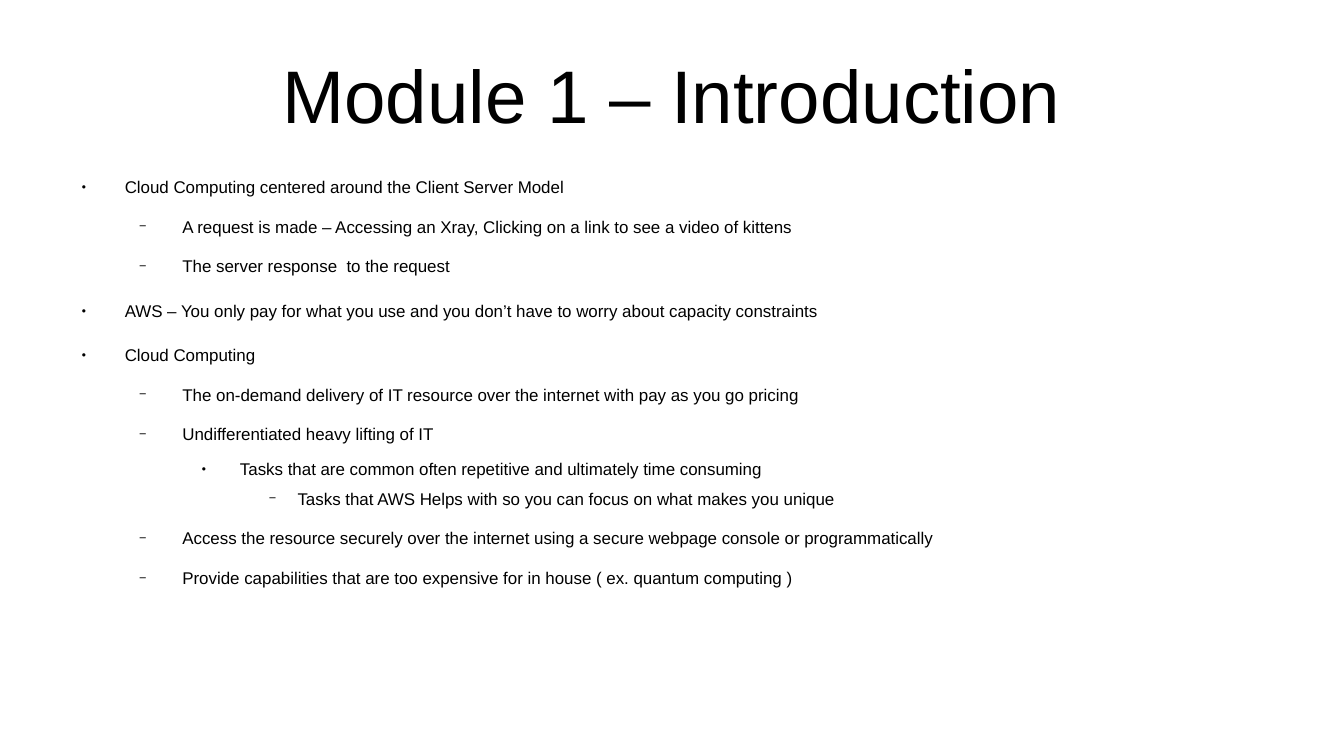
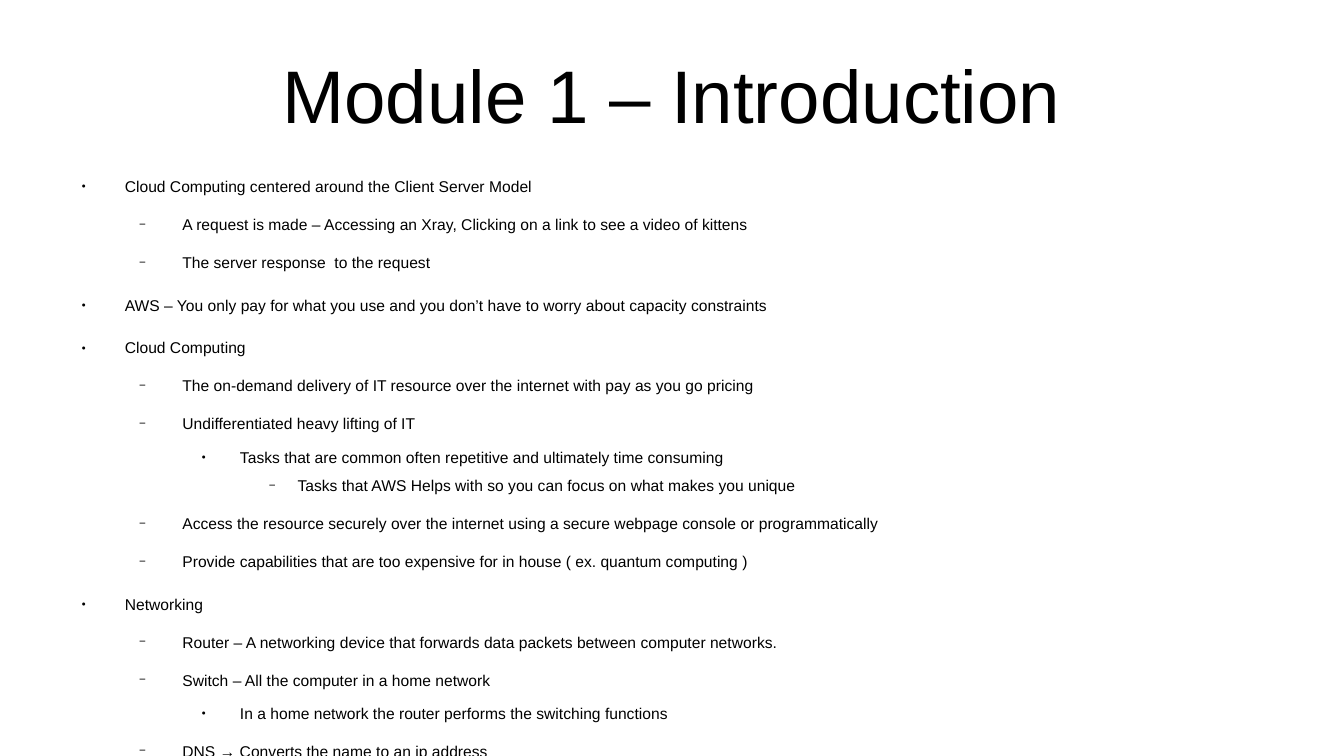
Before and after one commit to CharlesStockman/notesFromCourses, a slide deck: slide 2 of aws/cloud_practitioner/AWS.odp. Drawn at 1344x756 pixels with LibreOffice and Linux fonts; fonts in the diff are those of the drawing. Boxes give left, top, right and bottom in pixels: in the first picture for what was removed or moved away, otherwise in the second. Text is boxed around its words. In the diff, an @@ line names an element or a change of style, - is before the commit and + after.

```diff
--- a/aws/cloud_practitioner/AWS.odp
+++ b/aws/cloud_practitioner/AWS.odp
@@ text at (x1=125, y1=180, x2=878, y2=570): size 10 to 9.2 pt in "Cloud Computing centered around the Client Server ...", "A request is made – Accessing an ...", "The server response to the request", "AWS – You only pay for what ..." and 7 more places @@
@@ text at (x1=125, y1=598, x2=777, y2=722): paragraphs added @@
+● Networking
+  − Router – A networking device that forwards data packets between computer networks.
+  − Switch – All the computer in a home network
+    ● In a home network the router performs the switching functions
+  − DNS → Converts the name to an ip address
+  − Multiple Computers are
+    ● connected to switches for internal networking
+    ● and the router goes to other networks
```
Also in this commit, not shown: 24 other slides changed, 21 slides added, 21 slides removed, 10 other files.
